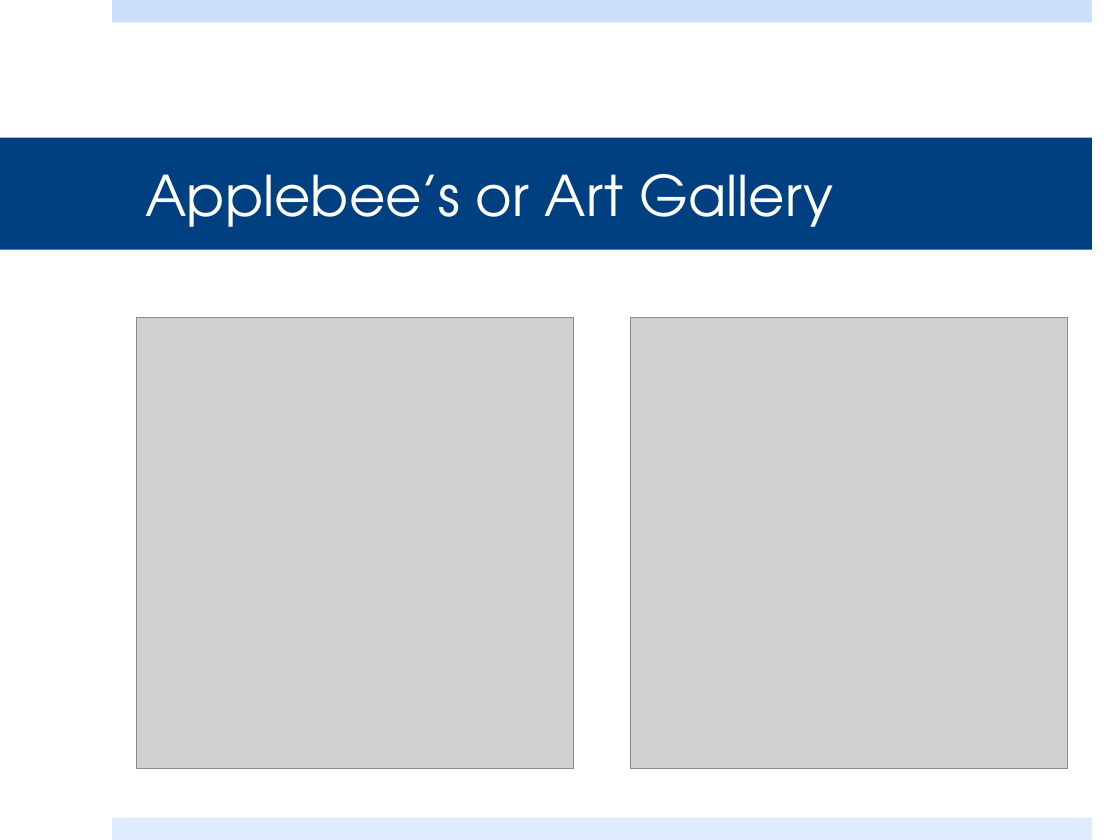
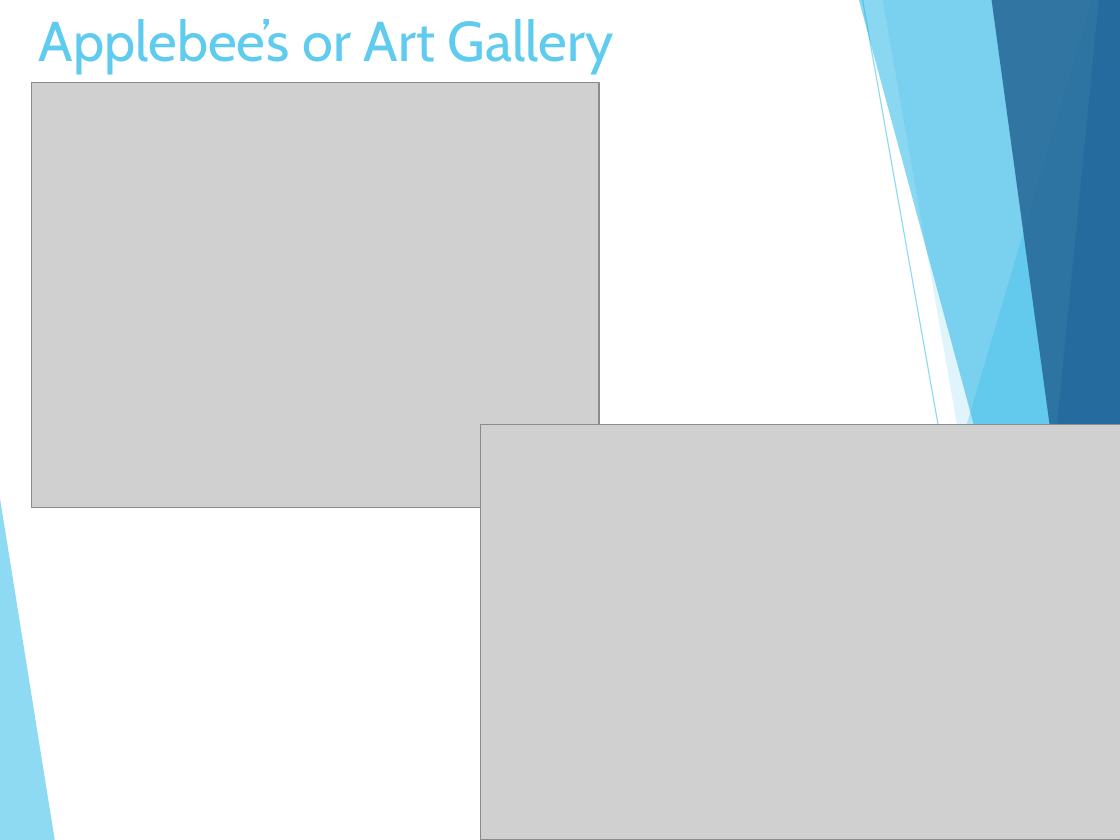
Before and after one commit to steven-king/mj487, a slide deck: slide 2 of Class08_sliders/EditingForClicks.pptx. Drawn at 1120x840 pixels with LibreOffice and Linux fonts; fonts in the diff are those of the drawing; grey boxes stand for pictures. Boxes give left, top, right and bottom in pixels: in the first picture for what was removed or moved away, otherwise in the second. Text is boxed around its words. In the diff, an @@ line names an element or a change of style, - is before the commit and + after.

```diff
--- a/Class08_sliders/EditingForClicks.pptx
+++ b/Class08_sliders/EditingForClicks.pptx
@@ title "Applebee’s or Art Gallery": place and size @@
-title "Applebee’s or Art Gallery" at (0, 138, 1092, 250)
+title "Applebee’s or Art Gallery" at (39, 19, 614, 74)
@@ title "Applebee’s or Art Gallery" at (39, 19, 614, 74): font TeX Gyre Adventor to Cabin, text colour #FFFFFF to #5FCBEF; vertical alignment middle to top; fill #004080 to none @@
@@ rectangle removed at (112, 0, 1092, 22) @@
@@ picture: place and size @@
-picture at (137, 318, 573, 769)
+picture at (31, 82, 598, 507)
@@ picture: place and size @@
-picture at (631, 318, 1067, 769)
+picture at (480, 424, 1120, 840)
@@ group added at (0, 0, 1120, 840): 8 freeform shapes, 2 lines @@
@@ rectangle removed at (112, 818, 1092, 840) @@
```
Also in this commit, not shown: 19 other slides changed, 5 slides added, 5 slides removed, 2 other files.
